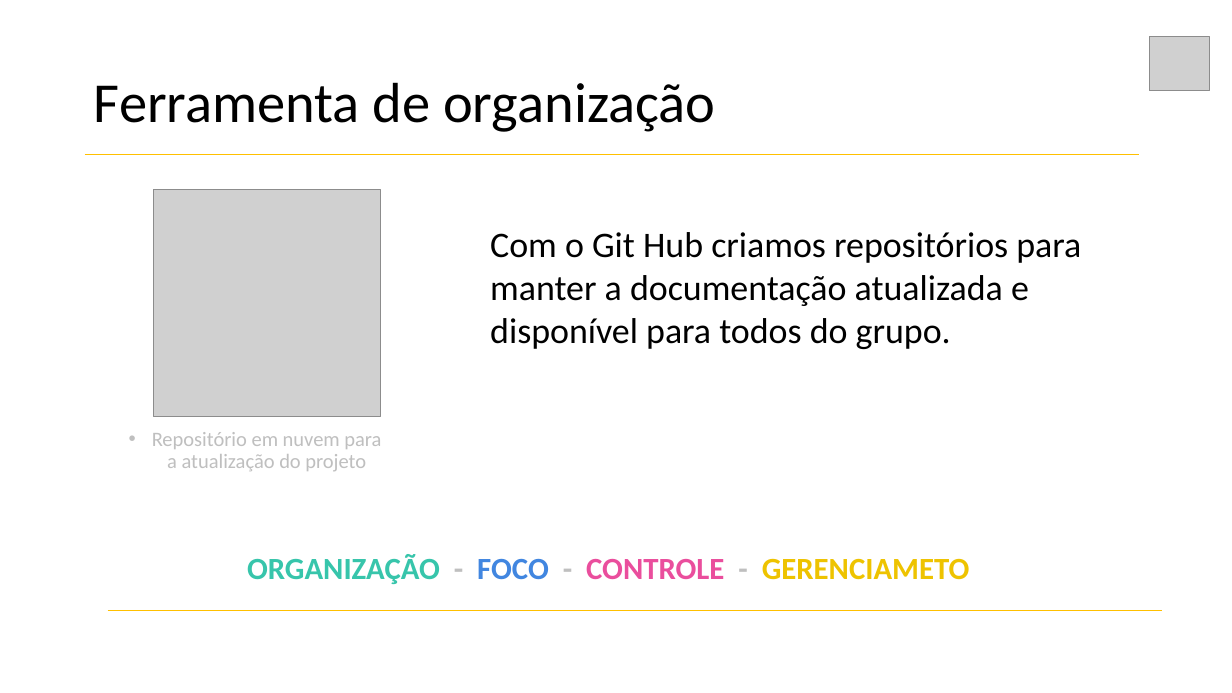
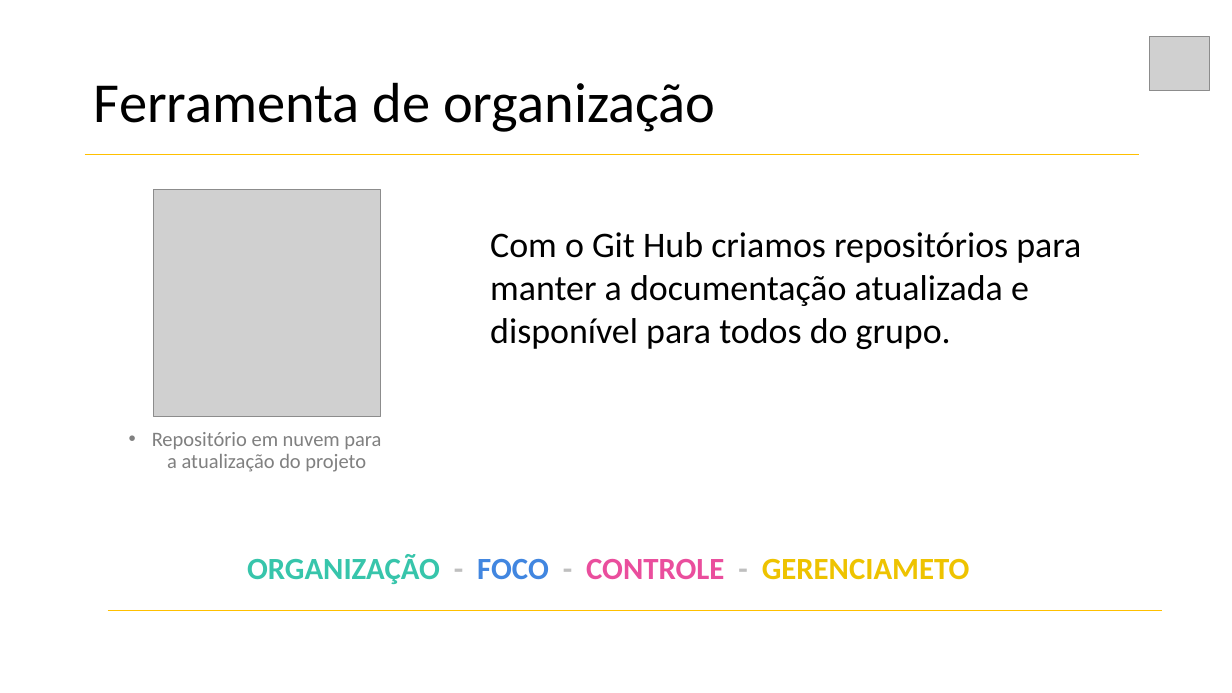
Before and after one commit to larissaSousa1998/segunda-sprint, a slide deck: slide 10 of Documentacao/Sobre o projeto/Apresentação Synergy.pptx. Drawn at 1232x693 pixels with LibreOffice and Linux fonts; fonts in the diff are those of the drawing; grey boxes stand for pictures. Boxes give left, top, right and bottom in pixels: in the first picture for what was removed or moved away, otherwise in the second. Text is boxed around its words. In the diff, an @@ line names an element or a change of style, - is before the commit and + after.

Commit message:
*Atualização da apresentação

```diff
--- a/Documentacao/Sobre o projeto/Apresentação Synergy.pptx
+++ b/Documentacao/Sobre o projeto/Apresentação Synergy.pptx
@@ text "Repositório em nuvem para a ..." at (152,432,381,472): text colour #BFBFBF to #808080 @@
```
Also in this commit, not shown: 3 other slides changed, 1 slide added, 2 slides removed.
